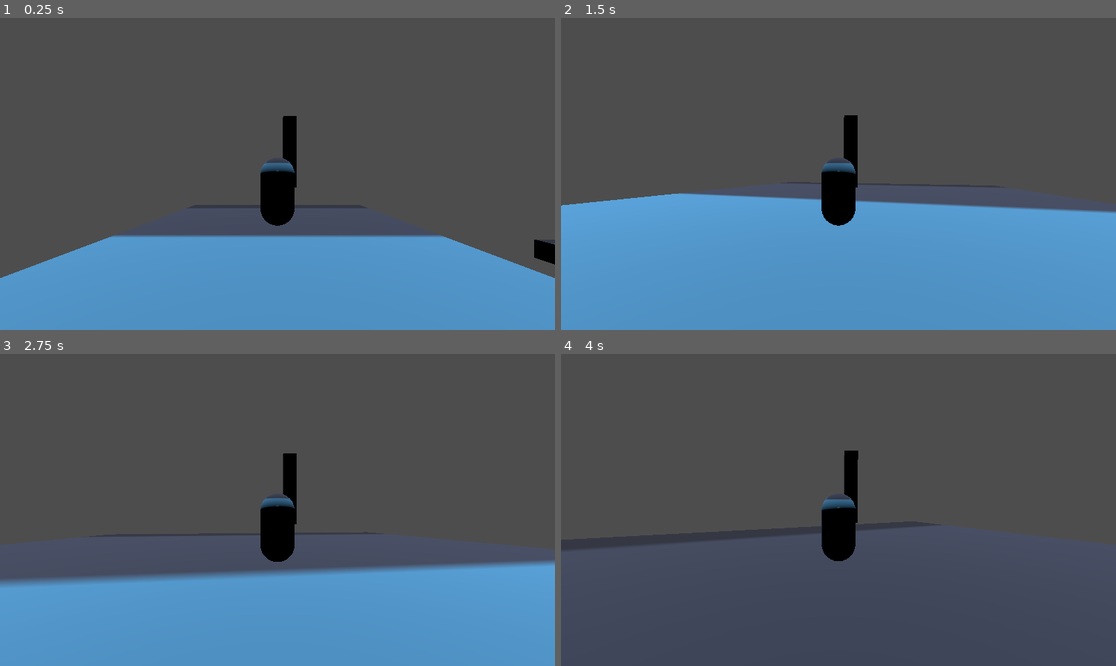
Above: before the commit, frames 1-4 (two rows, left to right).
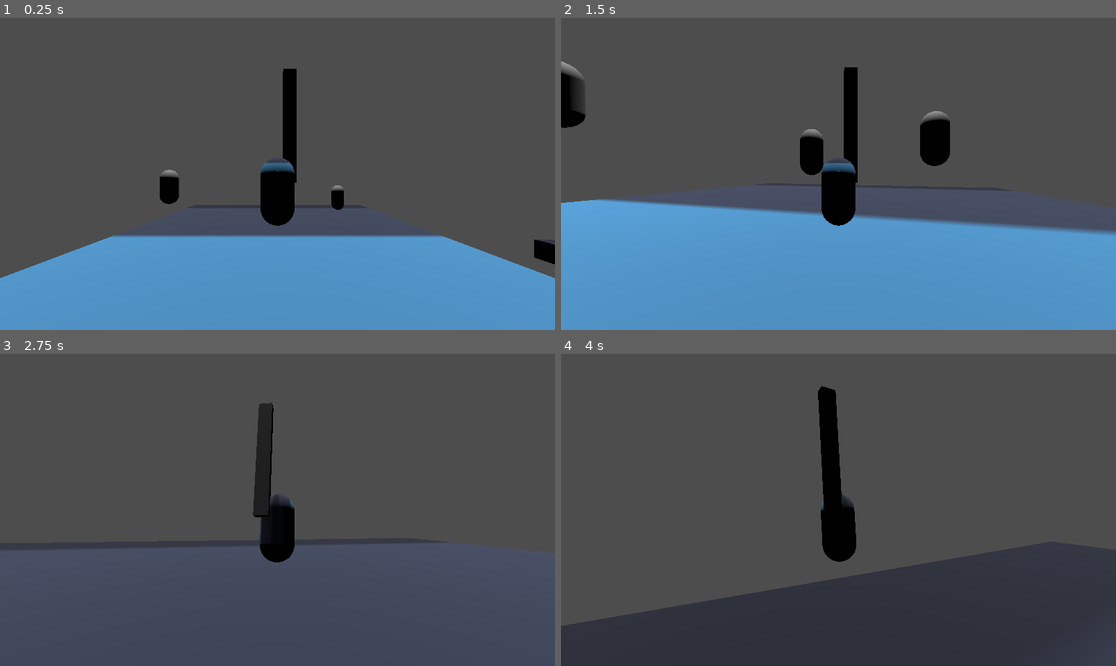
Above: after the commit, the same moments.

Repository: manmanlan/dl
Game: Godot game, scene res://manen/test.tscn
The game is run twice, just before and just after one commit, with the same random seed, the same clock (stepped at 60 frames per second) and the same inputs. The engine's default icon, where the game draws it, is replaced by a stand-in: a white triangle on a blue panel in a dark square.
Inputs (mouse positions are in pixels of both pictures, inside the frame that each line leads up to):
- Up to frame 1 (0.25 s): no input
- Up to frame 2 (1.5 s): tap Enter (ui_accept) at 0.5, 0.77 s; move the mouse to (866, 174) at 0.52 s; hold Shift (run, bound only after the commit) 0.53-1.28 s; hold W (up) from 0.53 s (still down); click (866, 174) at 0.67 s; tap Ctrl (toggle_lock, bound only after the commit) at 0.8, 1.35 s; move the mouse to (810, 174) at 1.27 s; click (810, 174) at 1.42 s
- Up to frame 3 (2.75 s): keep holding W (up); tap Enter (ui_accept) at 1.52 s; tap Shift (run, bound only after the commit) at 1.55 s; move the mouse to (288, 503) at 2.02 s; hold Shift (run, bound only after the commit) from 2.03 s (still down); click (288, 503) at 2.17 s; tap Ctrl (toggle_lock, bound only after the commit) at 2.3 s
- Up to frame 4 (4 s): keep holding W (up); move the mouse to (832, 516) at 2.77 s; release Shift (run, bound only after the commit) at 2.78 s; tap Ctrl (toggle_lock, bound only after the commit) at 2.85, 3.8 s; click (832, 516) at 2.92 s; tap Enter (ui_accept) at 3.02, 3.77 s; tap Shift (run, bound only after the commit) at 3.05 s; move the mouse to (877, 513) at 3.52 s; hold Shift (run, bound only after the commit) from 3.53 s (still down); click (877, 513) at 3.67 s

The runs differ from the first frame. In frame 1, 0.8% of the frame differs, in the area x 28-62%, y 16-62%; in frame 2, 7.3%; in frame 3, 33%, in the area x 0-100%, y 15-100%; in frame 4, 28%.

Commit message:
lockon

Diff:
--- /dev/null
+++ b/manen/enemy.gd
@@ -0,0 +1,14 @@
+extends CharacterBody3D
+
+
+const SPEED = 5.0
+const JUMP_VELOCITY = 4.5
+
+var hp=1
+
+
+
+func take_damage():
+	hp-=1
+	if hp<0:
+		queue_free()
--- a/manen/player.gd
+++ b/manen/player.gd
@@ -3,6 +3,14 @@
 
 const SPEED = 5.0
 const JUMP_VELOCITY = 4.5
+var run_speed=1
+
+var target : Node3D
+var targeting=false
+
+
+@onready var camera_3d: Camera3D = %Camera3D
+
 @onready var right_hand: Node3D = %right_hand
 
 @onready var left_hand: Node3D = %left_hand
@@ -11,7 +19,17 @@
 @onready var left_weapon=left_hand.get_child(0)
 
 func _physics_process(delta: float) -> void:
-	# Add the gravity.
+	if targeting:
+		if target!=null:
+			$all_da_shit.look_at(target.global_transform.origin, Vector3.UP)
+		else:
+			get_nearest_target()
+	if Input.is_action_pressed("run"):
+		run_speed=2
+	else:
+		run_speed=1
+
+
 	if not is_on_floor():
 		velocity += get_gravity() * delta
 
@@ -25,23 +43,66 @@
 	direction = direction.rotated(Vector3.UP, %Camera3D.global_rotation.y)
 
 	if direction != Vector3.ZERO:
-		velocity.x = direction.x * SPEED
-		velocity.z = direction.z * SPEED
-		# Make the player face the movement direction
-		var look_target = global_transform.origin + Vector3(direction.x, 0, direction.z)
-		$all_da_shit.look_at(look_target, Vector3.UP)
+		velocity.x = direction.x * SPEED*run_speed
+		velocity.z = direction.z * SPEED*run_speed
+		if not target:
+			var look_target = global_transform.origin + Vector3(direction.x, 0, direction.z)
+			$all_da_shit.look_at(look_target, Vector3.UP)
 	else:
-		velocity.x = move_toward(velocity.x, 0, SPEED)
-		velocity.z = move_toward(velocity.z, 0, SPEED)
+		velocity.x = move_toward(velocity.x, 0, SPEED*run_speed)
+		velocity.z = move_toward(velocity.z, 0, SPEED*run_speed)
 
 	move_and_slide()
 
 func _input(event: InputEvent) -> void:
+
+	if event.is_action_pressed("toggle_lock"):
+		targeting=false
+		if target:
+			target=null
+			return
+		get_nearest_target()
+
+
+
+
 	if event is InputEventMouseButton:
 		if event.button_index == MOUSE_BUTTON_RIGHT and event.pressed:
-			if Input.is_action_pressed("up") and right_weapon.has_method("up_attack"):
-				print("up_attack")
-				right_weapon.up_attack()
-			elif right_weapon.has_method("idle_attack"):
-				print("attac")
-				right_weapon.idle_attack()
+			if not right_weapon==null:
+				if Input.is_action_pressed("up") and right_weapon.has_method("up_attack"):
+					print("up_attack")
+					right_weapon.up_attack()
+				elif right_weapon.has_method("idle_attack"):
+					print("attac")
+					right_weapon.idle_attack()
+		if event.button_index == MOUSE_BUTTON_LEFT and event.pressed:
+			if not left_weapon==null:
+
+				if Input.is_action_pressed("up") and left_weapon.has_method("up_attack"):
+					print("up_attack")
+					left_weapon.up_attack()
+				elif left_weapon.has_method("idle_attack"):
+					print("attac")
+					left_weapon.idle_attack()
+
+
+func get_nearest_target():
+	targeting=true
+	var nearest_target : Node3D = null
+	var shortest_distance = INF
+
+	for enemy in get_tree().get_nodes_in_group("enemy"):
+		if not enemy.is_inside_tree():
+			continue
+
+	# Only consider enemies within a certain range (optional)
+		var distance = global_transform.origin.distance_to(enemy.global_transform.origin)
+		if distance < shortest_distance:
+			shortest_distance = distance
+			nearest_target = enemy
+
+			if nearest_target:
+				target = nearest_target
+				print("Locked on to: ", target.name)
+			else:
+				print("No enemies in range.")
--- a/manen/player.tscn
+++ b/manen/player.tscn
@@ -13,21 +13,6 @@
 [sub_resource type="CapsuleMesh" id="CapsuleMesh_i564t"]
 
 [sub_resource type="BoxMesh" id="BoxMesh_mvdrq"]
-
-[sub_resource type="Animation" id="Animation_tbauy"]
-resource_name = "idle_attack"
-tracks/0/type = "value"
-tracks/0/imported = false
-tracks/0/enabled = true
-tracks/0/path = NodePath(".:rotation")
-tracks/0/interp = 1
-tracks/0/loop_wrap = true
-tracks/0/keys = {
-"times": PackedFloat32Array(0, 0.266667, 0.4, 0.766667, 0.8),
-"transitions": PackedFloat32Array(1, 1, 1, 1, 1),
-"update": 0,
-"values": [Vector3(0.785398, 0, 0), Vector3(0, 0, 0), Vector3(-2.44346, 0, 0), Vector3(-2.44346, 0, 0), Vector3(0, 0, 0)]
-}
 
 [sub_resource type="Animation" id="Animation_kxxi0"]
 length = 0.001
@@ -44,11 +29,29 @@
 "values": [Vector3(0, 0, 0)]
 }
 
+[sub_resource type="Animation" id="Animation_tbauy"]
+resource_name = "idle_attack"
+tracks/0/type = "value"
+tracks/0/imported = false
+tracks/0/enabled = true
+tracks/0/path = NodePath(".:rotation")
+tracks/0/interp = 1
+tracks/0/loop_wrap = true
+tracks/0/keys = {
+"times": PackedFloat32Array(0, 0.166667, 0.4, 0.766667, 0.966667),
+"transitions": PackedFloat32Array(1, 1, 1, 1, 1),
+"update": 0,
+"values": [Vector3(0.785398, 0, 0), Vector3(0, 0, 0), Vector3(-2.44346, 0, 0), Vector3(-2.44346, 0, 0), Vector3(0, 0, 0)]
+}
+
 [sub_resource type="AnimationLibrary" id="AnimationLibrary_bspay"]
 _data = {
 "RESET": SubResource("Animation_kxxi0"),
 "idle_attack": SubResource("Animation_tbauy")
 }
+
+[sub_resource type="CapsuleShape3D" id="CapsuleShape3D_3qbuw"]
+height = 3.9263
 
 [node name="player" type="CharacterBody3D"]
 transform = Transform3D(1, 0, 0, 0, 1, 0, 0, 0, 1, 0, 4.97073, 0)
@@ -80,7 +83,7 @@
 script = ExtResource("4_mitkv")
 
 [node name="MeshInstance3D" type="MeshInstance3D" parent="all_da_shit/right_hand/test_weapon"]
-transform = Transform3D(0.422595, 0, 0, 0, 2.23865, 0, 0, 0, 0.252126, 0, 1.20673, 0)
+transform = Transform3D(0.422595, 0, 0, 0, 3.56687, 0, 0, 0, 0.252126, 0, 2.01939, 0)
 mesh = SubResource("BoxMesh_mvdrq")
 
 [node name="AnimationPlayer" type="AnimationPlayer" parent="all_da_shit/right_hand/test_weapon"]
@@ -88,6 +91,14 @@
 "": SubResource("AnimationLibrary_bspay")
 }
 
+[node name="Area3D" type="Area3D" parent="all_da_shit/right_hand/test_weapon"]
+
+[node name="CollisionShape3D" type="CollisionShape3D" parent="all_da_shit/right_hand/test_weapon/Area3D"]
+transform = Transform3D(1, 0, 0, 0, 1, 0, 0, 0, 1, 0, 2.08883, 0)
+shape = SubResource("CapsuleShape3D_3qbuw")
+
 [node name="left_hand" type="Node3D" parent="all_da_shit"]
 unique_name_in_owner = true
 transform = Transform3D(1, 0, 0, 0, 1, 0, 0, 0, 1, -0.445518, 0, -0.389377)
+
+[connection signal="body_entered" from="all_da_shit/right_hand/test_weapon/Area3D" to="all_da_shit/right_hand/test_weapon" method="_on_area_3d_body_entered"]
--- a/manen/test.tscn
+++ b/manen/test.tscn
@@ -1,7 +1,8 @@
-[gd_scene load_steps=6 format=3 uid="uid://bwgb5isjl8x12"]
+[gd_scene load_steps=9 format=3 uid="uid://bwgb5isjl8x12"]
 
 [ext_resource type="Texture2D" uid="uid://bfri4gtch0mbu" path="res://icon.svg" id="1_de2cm"]
 [ext_resource type="PackedScene" uid="uid://b0bu3en0pje13" path="res://manen/player.tscn" id="2_kw4iq"]
+[ext_resource type="Script" path="res://manen/enemy.gd" id="3_lnfe4"]
 
 [sub_resource type="BoxShape3D" id="BoxShape3D_ko6v5"]
 
@@ -9,6 +10,10 @@
 albedo_texture = ExtResource("1_de2cm")
 
 [sub_resource type="BoxMesh" id="BoxMesh_8m5c5"]
+
+[sub_resource type="CapsuleShape3D" id="CapsuleShape3D_g7yip"]
+
+[sub_resource type="CapsuleMesh" id="CapsuleMesh_1aooy"]
 
 [node name="test" type="Node3D"]
 
@@ -22,7 +27,7 @@
 material_override = SubResource("StandardMaterial3D_hyral")
 mesh = SubResource("BoxMesh_8m5c5")
 
-[node name="CharacterBody3D" parent="." instance=ExtResource("2_kw4iq")]
+[node name="player" parent="." instance=ExtResource("2_kw4iq")]
 
 [node name="DirectionalLight3D" type="DirectionalLight3D" parent="."]
 transform = Transform3D(1, 0, 0, 0, -0.1485, 0.988912, 0, -0.988912, -0.1485, 0, 18.8403, -17.9638)
@@ -47,4 +52,39 @@
 material_override = SubResource("StandardMaterial3D_hyral")
 mesh = SubResource("BoxMesh_8m5c5")
 
-[editable path="CharacterBody3D"]
+[node name="enemy" type="CharacterBody3D" parent="." groups=["enemy"]]
+transform = Transform3D(1, 0, 0, 0, 1, 0, 0, 0, 1, 0, 2.90202, -10.4903)
+script = ExtResource("3_lnfe4")
+
+[node name="CollisionShape3D" type="CollisionShape3D" parent="enemy"]
+shape = SubResource("CapsuleShape3D_g7yip")
+
+[node name="MeshInstance3D" type="MeshInstance3D" parent="enemy"]
+transform = Transform3D(1, 0, 0, 0, 1, 0, 0, 0, 1, 0.0101805, 0.0146389, -0.00214386)
+mesh = SubResource("CapsuleMesh_1aooy")
+
+[node name="enemy2" type="CharacterBody3D" parent="." groups=["enemy"]]
+transform = Transform3D(1, 0, 0, 0, 1, 0, 0, 0, 1, -6.33044, 4.42642, -5.89239)
+script = ExtResource("3_lnfe4")
+
+[node name="CollisionShape3D" type="CollisionShape3D" parent="enemy2"]
+shape = SubResource("CapsuleShape3D_g7yip")
+
+[node name="MeshInstance3D" type="MeshInstance3D" parent="enemy2"]
+transform = Transform3D(1, 0, 0, 0, 1, 0, 0, 0, 1, 0.0101805, 0.0146389, -0.00214386)
+mesh = SubResource("CapsuleMesh_1aooy")
+skeleton = NodePath("../../enemy2")
+
+[node name="enemy3" type="CharacterBody3D" parent="." groups=["enemy"]]
+transform = Transform3D(1, 0, 0, 0, 1, 0, 0, 0, 1, 4.89857, 3.2706, -10.5685)
+script = ExtResource("3_lnfe4")
+
+[node name="CollisionShape3D" type="CollisionShape3D" parent="enemy3"]
+shape = SubResource("CapsuleShape3D_g7yip")
+
+[node name="MeshInstance3D" type="MeshInstance3D" parent="enemy3"]
+transform = Transform3D(1, 0, 0, 0, 1, 0, 0, 0, 1, 0.0101805, 0.0146389, -0.00214386)
+mesh = SubResource("CapsuleMesh_1aooy")
+skeleton = NodePath("../../enemy3")
+
+[editable path="player"]
--- a/manen/test_weapon.gd
+++ b/manen/test_weapon.gd
@@ -15,3 +15,8 @@
 
 func idle_attack():
 	$AnimationPlayer.play("idle_attack")
+
+
+func _on_area_3d_body_entered(body: Node3D) -> void:
+	if body.has_method("take_damage"):
+		body.take_damage()
--- a/project.godot
+++ b/project.godot
@@ -14,6 +14,10 @@
 run/main_scene="res://manen/test.tscn"
 config/features=PackedStringArray("4.3", "Forward Plus")
 config/icon="res://icon.svg"
+
+[global_group]
+
+enemy=""
 
 [input]
 
@@ -47,3 +51,13 @@
 "events": [Object(InputEventKey,"resource_local_to_scene":false,"resource_name":"","device":-1,"window_id":0,"alt_press …(192 unchanged characters)…
 ]
 }
+run={
+"deadzone": 0.5,
+"events": [Object(InputEventKey,"resource_local_to_scene":false,"resource_name":"","device":-1,"window_id":0,"alt_pressed":false,"shift_pressed":false,"ctrl_pressed":false,"meta_pressed":false,"pressed":false,"keycode":0,"physical_keycode":4194325,"key_label":0,"unicode":0,"location":0,"echo":false,"script":null)
+]
+}
+toggle_lock={
+"deadzone": 0.5,
+"events": [Object(InputEventKey,"resource_local_to_scene":false,"resource_name":"","device":-1,"window_id":0,"alt_pressed":false,"shift_pressed":false,"ctrl_pressed":false,"meta_pressed":false,"pressed":false,"keycode":0,"physical_keycode":4194326,"key_label":0,"unicode":0,"location":0,"echo":false,"script":null)
+]
+}
Not shown: 1 places in manen/player.tscn that only renumber resources
